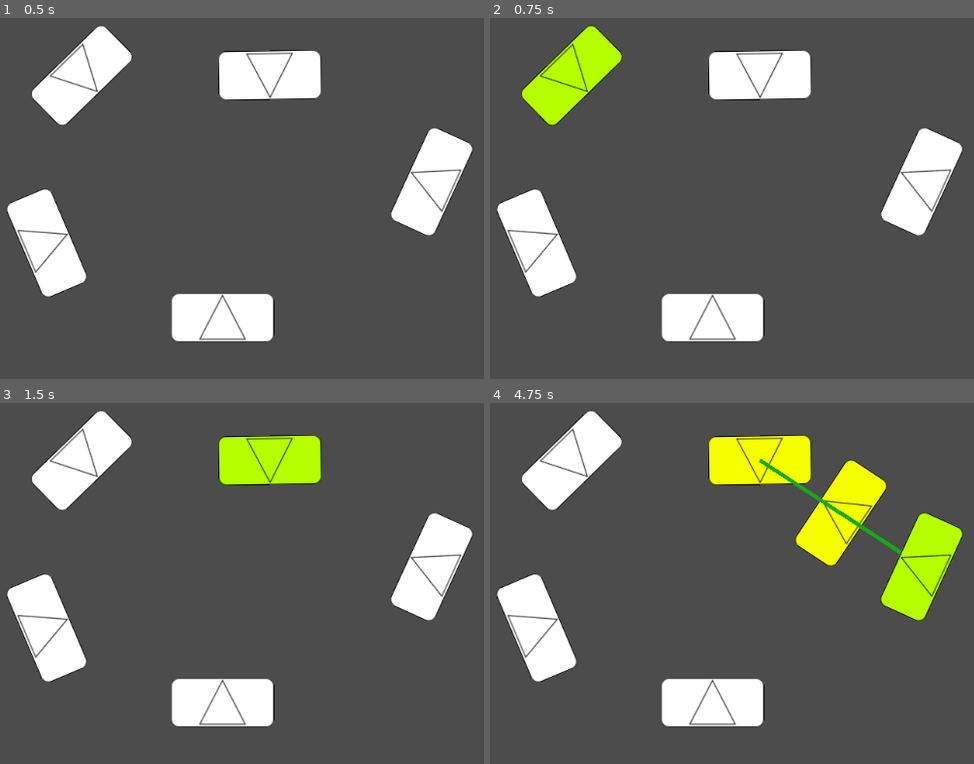
Above: before the commit, frames 1-4 (two rows, left to right).
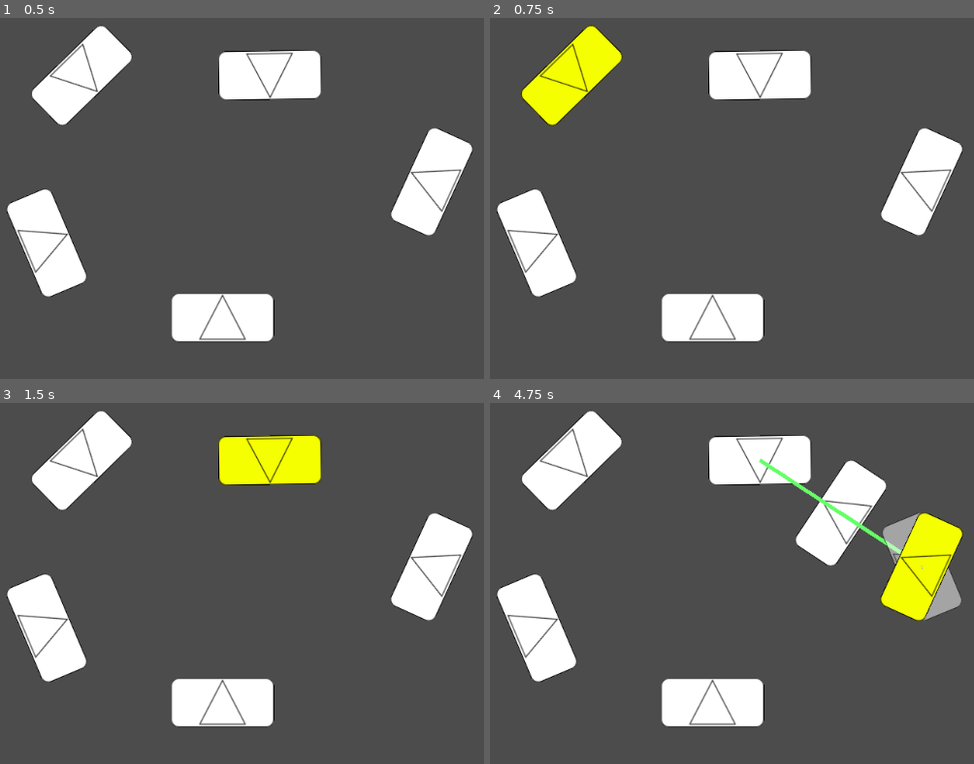
Above: after the commit, the same moments.

Repository: StStep/tatzelwurm-client
Game: Godot game, scene res://start.tscn
The game is run twice, just before and just after one commit, with the same random seed, the same clock (stepped at 60 frames per second) and the same inputs.
Inputs (mouse positions are in pixels of both pictures, inside the frame that each line leads up to):
- Up to frame 1 (0.5 s): no input
- Up to frame 2 (0.75 s): tap Enter (ui_accept) at 0.5 s; move the mouse to (572, 75) at 0.52 s; hold Enter (ui_accept) from 0.53 s (still down)
- Up to frame 3 (1.5 s): move the mouse to (271, 460) at 1.27 s; release Enter (ui_accept) at 1.28 s; tap Enter (ui_accept) at 1.35 s
- Up to frame 4 (4.75 s): tap Enter (ui_accept) at 1.52, 1.82, 2.85, 3.02, 3.32, 4.35, 4.52 s; hold Enter (ui_accept) 2.03-2.78 s; move the mouse to (920, 565) at 2.77 s; move the mouse to (843, 514) at 3.52 s; hold Enter (ui_accept) 3.53-4.28 s; tap Escape (ui_cancel) at 4.15 s; move the mouse to (920, 565) at 4.27 s

Frame 1 is identical in both runs. In frame 2, 2.8% of the frame differs, in the area x 6-28%, y 2-30%; in frame 3, 2.7%; in frame 4, 9.5%, in the area x 45-98%, y 8-61%.

Commit message:
Simplifing highlighting and selection process

Diff:
--- a/bgg/Unit/Unit.gd
+++ b/bgg/Unit/Unit.gd
@@ -42,10 +42,10 @@
 
 func _ready():
 	set_process(true)
-	start_marker.connect('state_changed', self, '_render_marker_highlight', [start_marker])
-	start_marker.connect('item_event_occured', self, 'handle_input')
-	end_marker.connect('state_changed', self, '_render_marker_highlight', [end_marker])
-	end_marker.connect('item_event_occured', self, 'handle_input')
+	start_marker.connect('mouse_hover_changed', self, '_render_marker_highlight', [start_marker])
+	start_marker.connect('event_while_hovering_occured', self, '_accept_event')
+	end_marker.connect('mouse_hover_changed', self, '_render_marker_highlight', [end_marker])
+	end_marker.connect('event_while_hovering_occured', self, '_accept_event')
 	end_marker.hide()
 
 func _exit_tree():
@@ -56,8 +56,7 @@
 	var mpos = get_viewport().get_mouse_position()
 	match state:
 		STATE.Idle:
-			if high_path and high_path.path_area.is_highlighted \
-					and gm.highlighted_units.size() == 1:
+			if high_path and high_path.path_area.is_mouse_hovering:
 				ghost.show()
 				ghost.global_position = high_path.closest_pnt_on_path(mpos)
 			else:
@@ -74,6 +73,10 @@
 		_:
 			pass
 
+func _accept_event(ev):
+	if handle_input(ev):
+		get_tree().set_input_as_handled()
+
 func _highlight():
 	start_marker_sprite.modulate = C_HIGHLIGHT
 	end_marker_sprite.modulate = C_HIGHLIGHT
@@ -92,14 +95,14 @@
 
 func _render_marker_highlight(marker):
 	# Highlight everything if not yet selected
-	if state == STATE.Not_Selected and marker.is_highlighted \
+	if state == STATE.Not_Selected and marker.is_mouse_hovering \
 			and gm.is_selection_allowed():
 		_highlight()
 	# If busy or not selected, don't highlight anything
 	elif state == STATE.Not_Selected or is_busy():
 		_unhighlight()
 	# Else only highlight self
-	elif marker.is_highlighted:
+	elif marker.is_mouse_hovering:
 		marker.get_node("Sprite").modulate = C_HIGHLIGHT
 	else:
 		marker.get_node("Sprite").modulate = marker_color
@@ -166,9 +169,6 @@
 			pass
 
 	state = s
-
-	# Refresh marker colors
-	gm.refresh_highlighted_render()
 
 func _add_move_node(gpos):
 	print('Add move')
@@ -221,14 +221,14 @@
 	else:
 		return true
 
-# Selectable Interface
+# select_item Interface
 # >>>>>>>>>>>>>>>>>>>>>>>>>>>>>>>>>>>>>>>>>>>>>>>>>>>>>>>>>>>>>>>>>
 func handle_input(ev):
 	var ret = false
 	match state:
 		# select if hightlighted
 		STATE.Not_Selected:
-			if (start_marker.is_highlighted or end_marker.is_highlighted) \
+			if (start_marker.is_mouse_hovering or end_marker.is_mouse_hovering) \
 					and ev.is_action_pressed("ui_accept") \
 					and gm.is_selection_allowed():
 				gm.req_selection(self)
@@ -236,15 +236,14 @@
 		# Start adding moves if hightlighted or deselect
 		STATE.Idle:
 			ret = true
-			if start_marker.is_highlighted and ev.is_action_pressed("ui_accept"):
+			if start_marker.is_mouse_hovering and ev.is_action_pressed("ui_accept"):
 				_on_mv_reset()
 				_change_state(STATE.Add_Move_Cont)
-			elif end_marker.is_highlighted and ev.is_action_pressed("ui_accept"):
+			elif end_marker.is_mouse_hovering and ev.is_action_pressed("ui_accept"):
 				_change_state(STATE.Add_Move_Cont)
-			elif mv_adj and mv_adj.marker.is_highlighted and ev.is_action_pressed("ui_accept"):
+			elif mv_adj and mv_adj.marker.is_mouse_hovering and ev.is_action_pressed("ui_accept"):
 				_change_state(STATE.Adjust_Move_Node)
-			elif (gm.highlighted_units.empty() and ev.is_action_pressed("ui_accept")) \
-					or ev.is_action_pressed("ui_cancel"):
+			elif ev.is_action_pressed("ui_cancel"):
 				gm.req_deselection()
 			else:
 				ret = false
@@ -252,7 +251,7 @@
 		STATE.Add_Move_Cont:
 			ret = true
 			# Move end marker if click on, undo last
-			if ev.is_action_pressed("ui_accept") and end_marker.is_highlighted:
+			if ev.is_action_pressed("ui_accept") and end_marker.is_mouse_hovering:
 				_rm_last_move_node()
 			elif ev.is_action_pressed("ui_accept"):
 				_add_move_node(ghost.global_position)
--- a/bgg/Unit/Unit.tscn
+++ b/bgg/Unit/Unit.tscn
@@ -2,11 +2,7 @@
 
 [ext_resource path="res://unit/unit.gd" type="Script" id=1]
 [ext_resource path="res://unit/block_with_direction.png" type="Texture" id=2]
-[ext_resource path="res://utilities/select_item.gd" type="Script" id=3]
-
-
-
-
+[ext_resource path="res://utilities/mouse_detector.gd" type="Script" id=3]
 
 [sub_resource type="RectangleShape2D" id=1]
 
--- a/bgg/Utilities/select_item.gd
+++ b/bgg/Utilities/select_item.gd
@@ -1,47 +1,28 @@
-# Handles selection of Area2Ds
-#
-# Expects children:
-# 	Shape - CollisionShape2D
+# Allows for selection by select_manager
 
-extends Area2D
+extends Node
 
-signal state_changed()
+signal selection_changed(is_selected)
 signal item_event_occured(event)
 
-var is_highlighted = false
+# Set externally
+var is_busy = false
 
-func _ready():
-	connect('mouse_entered', self, '_on_mouse_enter')
-	connect('mouse_exited', self, '_on_mouse_exit')
+# Set internally
+var is_selected = false setget ,_is_selected_get
+func _is_selected_get():
+	return is_selected
 
-func _exit_tree():
-	if is_highlighted:
-		mark_as_unhighlighted()
+func select():
+	is_selected = true
+	emit_signal("selection_changed", is_selected)
 
-func _on_mouse_enter():
-	mark_as_highlighted()
+func deselect():
+	is_selected = false
+	emit_signal("selection_changed", is_selected)
 
-func _on_mouse_exit():
-	mark_as_unhighlighted()
+func handle_input(ev):
+	emit_signal("item_event_occured", ev)
 
-# For when markers are manually moved
-func mark_as_highlighted():
-	SelectManager.req_highlight(self)
-
-# For when markers are manually moved
-func mark_as_unhighlighted():
-	SelectManager.req_unhighlight(self)
-
-# Highlightable Interface
-# >>>>>>>>>>>>>>>>>>>>>>>>>>>>>>>>>>>>>>>>>>>>>>>>>>>>>>>>>>>>>>>>>
-func handle_input(ev):
-	emit_signal('item_event_occured', ev)
-
-func highlight():
-	is_highlighted = true
-	emit_signal("state_changed")
-
-func unhighlight():
-	is_highlighted = false
-	emit_signal("state_changed")
-# <<<<<<<<<<<<<<<<<<<<<<<<<<<<<<<<<<<<<<<<<<<<<<<<<<<<<<<<<<<<<<<<<<<<
+func is_busy():
+	return is_busy
--- a/bgg/Utilities/select_manager.gd
+++ b/bgg/Utilities/select_manager.gd
@@ -3,7 +3,6 @@
 extends Node
 
 var selected_unit = null
-var highlighted_units = []
 
 func _ready():
 	set_process_input(true)
@@ -11,13 +10,8 @@
 func _input(ev):
 	# Pass input through, stop once handled
 	if selected_unit != null and selected_unit.handle_input(ev):
-		# TODO: Mark as handled
+		get_tree().set_input_as_handled()
 		return
-
-	for u in highlighted_units:
-		if u.handle_input(ev):
-			# TODO: Mark as handled
-			return
 
 func is_selection_allowed():
 	if selected_unit != null and selected_unit.is_busy():
@@ -25,15 +19,11 @@
 	else:
 		return true
 
-func refresh_highlighted_render():
-	for h in highlighted_units:
-		h.highlight()
-
 func req_selection(value):
 	if value == null or value == selected_unit:
 		return
 
-	# Check for highlight i/f
+	# Check for select_item i/f
 	if not value.has_method("select") \
 			or not value.has_method("deselect") \
 			or not value.has_method("handle_input") \
@@ -50,23 +40,3 @@
 		return
 	selected_unit.deselect()
 	selected_unit = null
-
-func req_highlight(value):
-	if value == null or value in highlighted_units:
-		return
-
-	# Check for select_item i/f
-	if not value.has_method("highlight") \
-			or not value.has_method("unhighlight") \
-			or not value.has_method("handle_input"):
-		print("Warning: Hightlighted unit missing hightlight functions")
-		return
-
-	highlighted_units.append(value)
-	value.highlight()
-
-func req_unhighlight(value):
-	if value == null or not value in highlighted_units:
-		return
-	highlighted_units.erase(value)
-	value.unhighlight()
--- a/bgg/start.tscn
+++ b/bgg/start.tscn
@@ -2,7 +2,7 @@
 
 [ext_resource path="res://unit/unit.tscn" type="PackedScene" id=1]
 
-[node name="World" type="Node" index="0"]
+[node name="World" type="Node"]
 
 [node name="Unit" parent="." index="0" instance=ExtResource( 1 )]
 
--- a/bgg/unit/position_node.gd
+++ b/bgg/unit/position_node.gd
@@ -25,10 +25,15 @@
 onready var path_shape = get_node('PathArea/Shape')
 
 func _ready():
-	marker.connect('state_changed', self, '_render_marker_highlight')
-	marker.connect('item_event_occured', self, 'handle_input')
-	path_area.connect('state_changed', self, '_render_path_highlight')
-	path_area.connect('item_event_occured', self, 'handle_input')
+	marker.connect('mouse_hover_changed', self, '_render_marker_highlight')
+	marker.connect('event_while_hovering_occured', self, '_accept_marker_event')
+	path_area.connect('mouse_hover_changed', self, '_render_path_highlight')
+
+func _accept_marker_event(ev):
+	if not unit.is_busy():
+		unit.mv_adj = self
+		if unit.handle_input(ev):
+			get_tree().set_input_as_handled()
 
 func _set_start(value):
 	pass
@@ -49,20 +54,22 @@
 	return to_global(Vector2(0,0))
 
 func _render_marker_highlight():
-	if unit.is_selected() and not unit.is_busy() and marker.is_highlighted:
+	if unit.is_selected() and not unit.is_busy() and marker.is_mouse_hovering:
 		marker.get_node("Sprite").modulate = C_HIGHLIGHT
 	else:
 		marker.get_node("Sprite").modulate = C_NOT_HIGHLIGHTED
 
 func _render_path_highlight():
-	if unit.is_selected() and not unit.is_busy() and path_area.is_highlighted:
+	if unit.is_selected() and not unit.is_busy() and path_area.is_mouse_hovering:
 		unit.high_path = self
 
 func enable():
 	get_node('Marker').show()
+	set_process_input(true)
 
 func disable():
 	get_node('Marker').hide()
+	set_process_input(false)
 
 func update():
 	global_position = _get_start() + move
@@ -84,8 +91,3 @@
 	var dir = to_local(_get_start()).normalized()
 	var dot = pnt.dot(dir)
 	return to_global(dir*dot)
-
-func handle_input(ev):
-	if marker.is_highlighted and not unit.is_busy():
-		unit.mv_adj = self
-		unit.handle_input(ev)
--- a/bgg/unit/position_node.tscn
+++ b/bgg/unit/position_node.tscn
@@ -1,10 +1,8 @@
 [gd_scene load_steps=6 format=2]
 
 [ext_resource path="res://unit/position_node.gd" type="Script" id=1]
-[ext_resource path="res://utilities/select_item.gd" type="Script" id=2]
+[ext_resource path="res://utilities/mouse_detector.gd" type="Script" id=2]
 [ext_resource path="res://unit/circle_with_direction.png" type="Texture" id=3]
-
-
 
 [sub_resource type="CircleShape2D" id=1]
 
--- /dev/null
+++ b/bgg/utilities/mouse_detector.gd
@@ -0,0 +1,41 @@
+# Handles mouse detection over Area2Ds
+
+extends Area2D
+
+signal mouse_hover_changed()
+signal event_while_hovering_occured(event)
+
+var is_mouse_hovering = false setget ,_is_mouse_hovering_get
+func _is_mouse_hovering_get():
+	return is_mouse_hovering
+
+func _ready():
+	set_process_input(false)
+	connect('mouse_entered', self, '_on_mouse_enter')
+	connect('mouse_exited', self, '_on_mouse_exit')
+	connect('visibility_changed', self, '_on_visibility_change')
+
+func _input(ev):
+	emit_signal("event_while_hovering_occured", ev)
+
+func _on_mouse_enter():
+	mark_as_hovering()
+
+func _on_mouse_exit():
+	mark_as_not_hovering()
+
+func _on_visibility_change():
+	if not visible and is_mouse_hovering:
+		mark_as_not_hovering()
+
+# For when markers are manually moved
+func mark_as_hovering():
+	is_mouse_hovering = true
+	set_process_input(is_mouse_hovering)
+	emit_signal("mouse_hover_changed")
+
+# For when markers are manually moved
+func mark_as_not_hovering():
+	is_mouse_hovering = false
+	set_process_input(is_mouse_hovering)
+	emit_signal("mouse_hover_changed")
